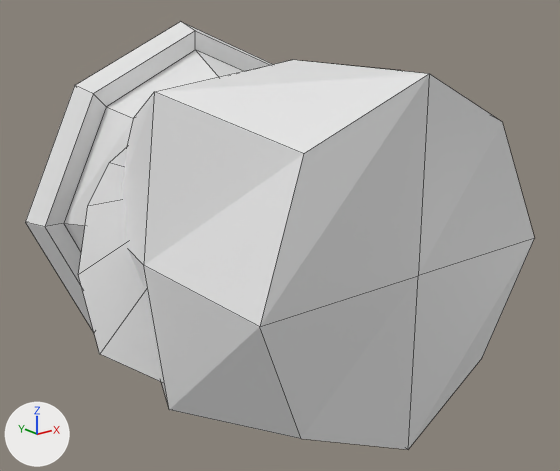
The Blender file Assets/3DModels/JarOfEther/EtherJar.blend: old version first, new version second.
Camera for both pictures: a 50 mm camera at (-0.703, -0.851, 0.337) aimed at (0.004, 0.033, -0.017). The axes (+X, +Y, +Z) are drawn at lower left. The lights are the same throughout. The first picture is the older version. Mesh edges are drawn as thin lines.

The first picture shows 'Ether', 'Jar', 'Lid'.
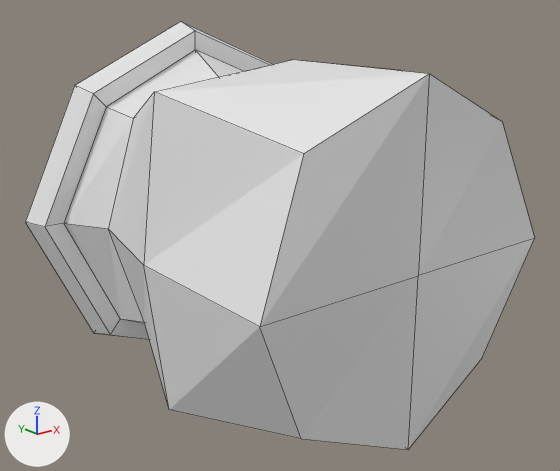
Location of each change, (x1, y1, x2, y2) in pixels of the pictures (560 x 471 px):
```json
{"object": "Ether", "change": "moved", "before": [78, 147, 163, 382], "on screen": "not visible afterwards"}
```

The change, as JSON lines over the scene's bpy script:
```json
{"op": "set", "path": "ob_ether.location", "old": "(-0.101, -0.23, 0.059)", "new": "(0.0, -0.23, 0.0)"}
```
